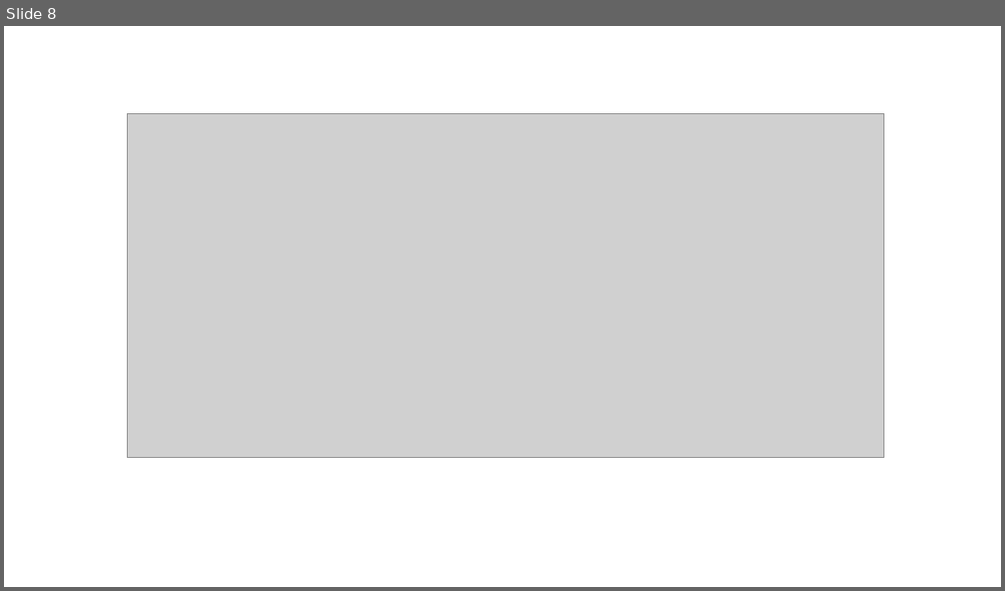
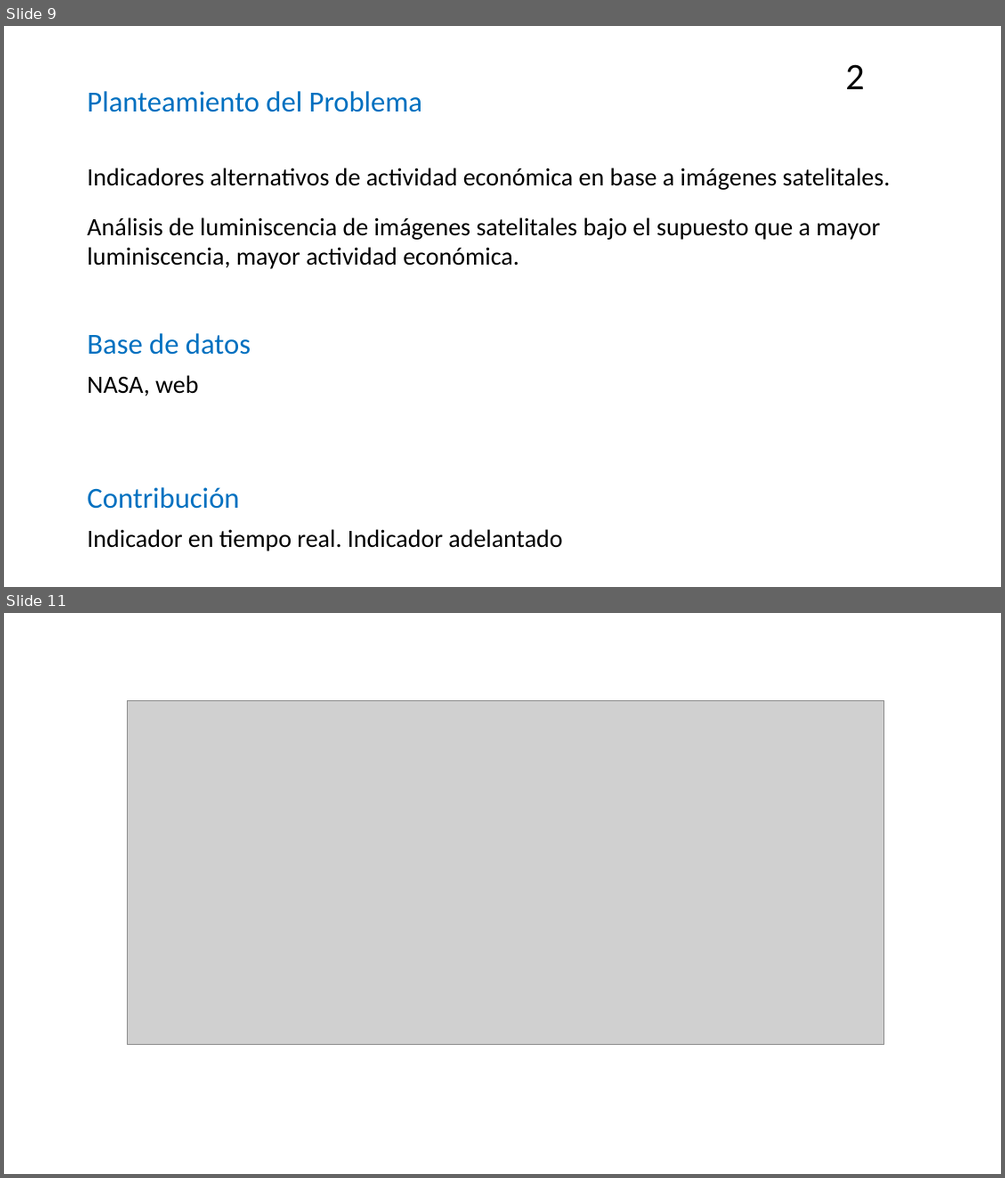
Before and after one commit to WilderGitHub/MCD, a slide deck: II. 08 Minería de Datos II/Presentación1.pptx. Shown one above the other, each under a label of ours: slide 8 before the commit, slides 9 and 11 after it; the slides between them are not shown. The pictures are 1005x591 and 1005x1178 pixels, drawn with LibreOffice and Linux fonts; fonts in the diff are those of the drawing; grey boxes stand for pictures. Boxes give left, top, right and bottom in pixels: in the first picture for what was removed or moved away, otherwise in the second. Text is boxed around its words. In the diff, an @@ line names an element or a change of style, - is before the commit and + after.

```diff
--- a/II. 08 Minería de Datos II/Presentación1.pptx
+++ b/II. 08 Minería de Datos II/Presentación1.pptx
@@ slide 9 added at bbox=[4, 26, 1001, 587], background #FFFFFF @@
@@ text added at bbox=[845, 64, 864, 89], 36 pt, text #000000 @@
+2
@@ text added at bbox=[87, 91, 422, 112], 28 pt, text #0070C0 @@
+Planteamiento del Problema
@@ text added at bbox=[87, 168, 890, 190], 24 pt, text #000000 @@
+Indicadores alternativos de actividad económica en base a imágenes satelitales.
@@ text added at bbox=[87, 217, 880, 269], 24 pt, text #000000 @@
+Análisis de luminiscencia de imágenes satelitales bajo el supuesto que a mayor luminiscencia, mayor actividad económica.
@@ text added at bbox=[87, 333, 251, 354], 28 pt, text #0070C0 @@
+Base de datos
@@ text added at bbox=[87, 375, 198, 396], 24 pt, text #000000 @@
+NASA, web
@@ text added at bbox=[87, 487, 239, 508], 28 pt, text #0070C0 @@
+Contribución
@@ text added at bbox=[87, 529, 562, 551], 24 pt, text #000000 @@
+Indicador en tiempo real. Indicador adelantado
@@ what was slide 8 is now slide 11 @@
```
Also in this commit, not shown: 12 other slides added, 1 slide removed, 5 other files.
